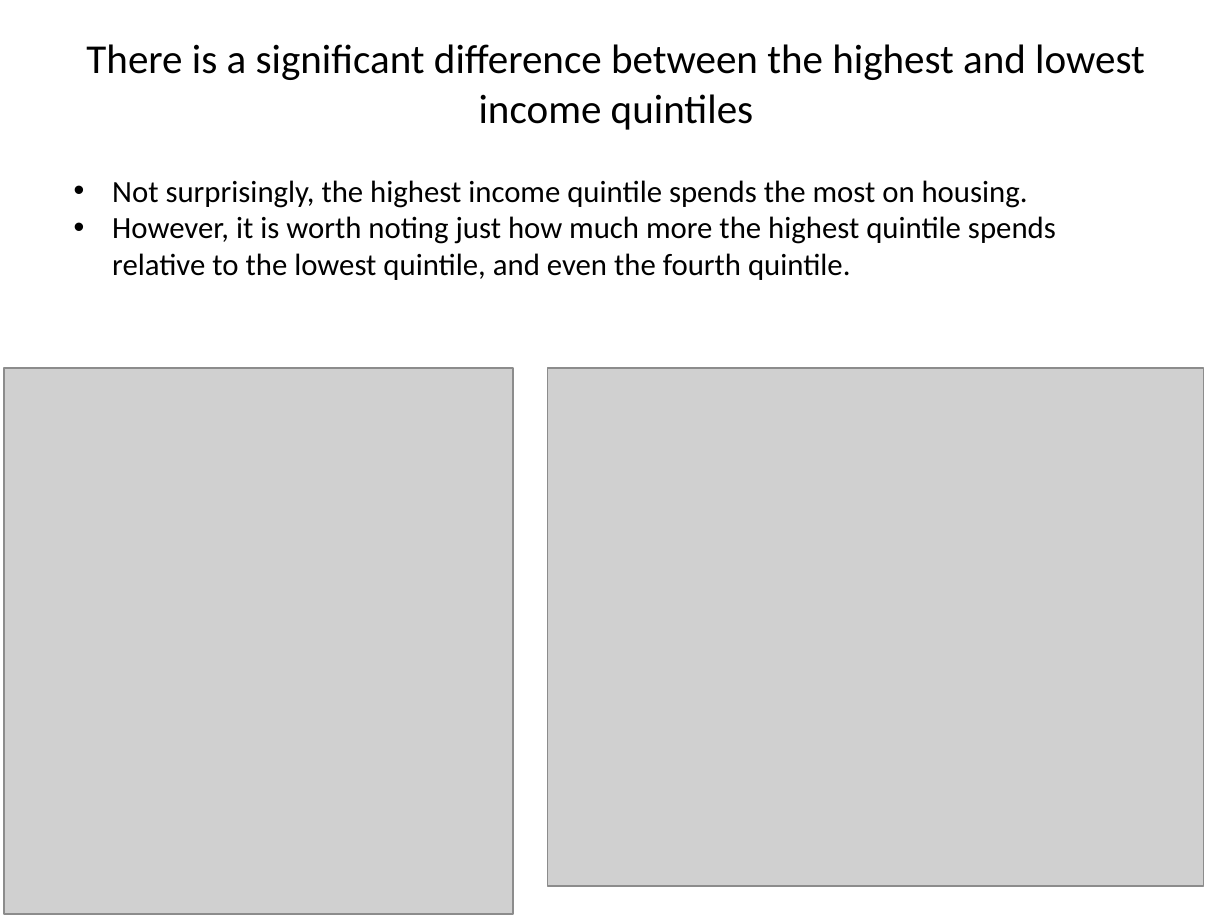
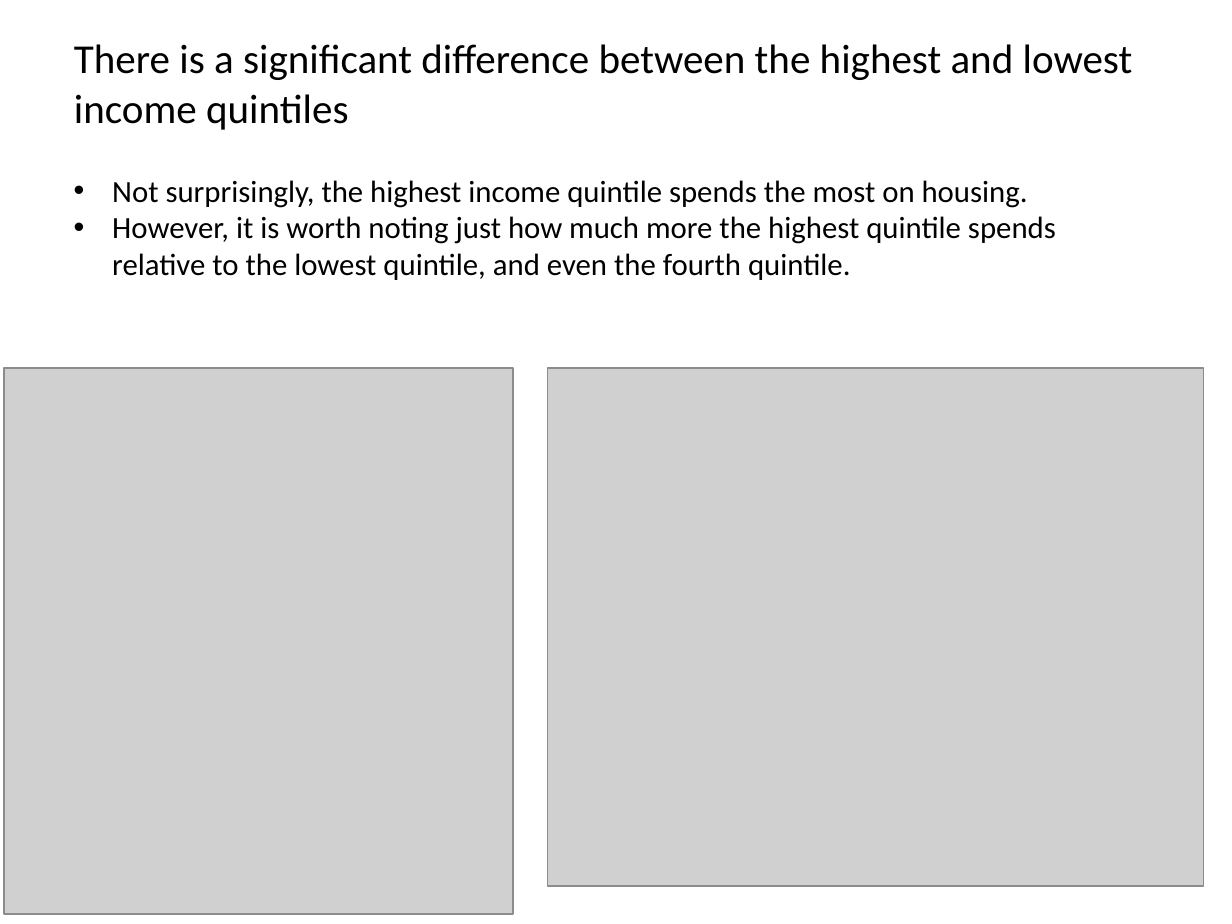
Before and after one commit to roddlc/telling_stories_with_data, a slide deck: slide 2 of Assignment Submissions/Assignment 2/presentation/Assignment_#2.pptx. Drawn at 1232x924 pixels with LibreOffice and Linux fonts; fonts in the diff are those of the drawing; grey boxes stand for pictures. Boxes give left, top, right and bottom in pixels: in the first picture for what was removed or moved away, otherwise in the second. Text is boxed around its words. In the diff, an @@ line names an element or a change of style, - is before the commit and + after.

```diff
--- a/Assignment Submissions/Assignment 2/presentation/Assignment_#2.pptx
+++ b/Assignment Submissions/Assignment 2/presentation/Assignment_#2.pptx
@@ title "There is a significant difference ..." at bbox=[74, 44, 1133, 130]: alignment centre to left @@
```
Also in this commit, not shown: 4 other slides changed, 2 other files.
